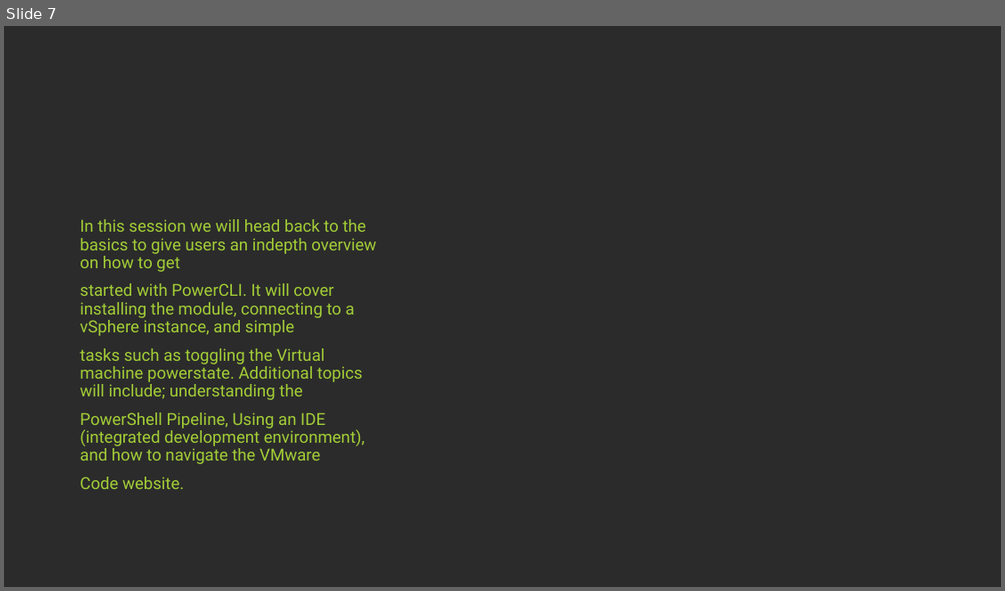
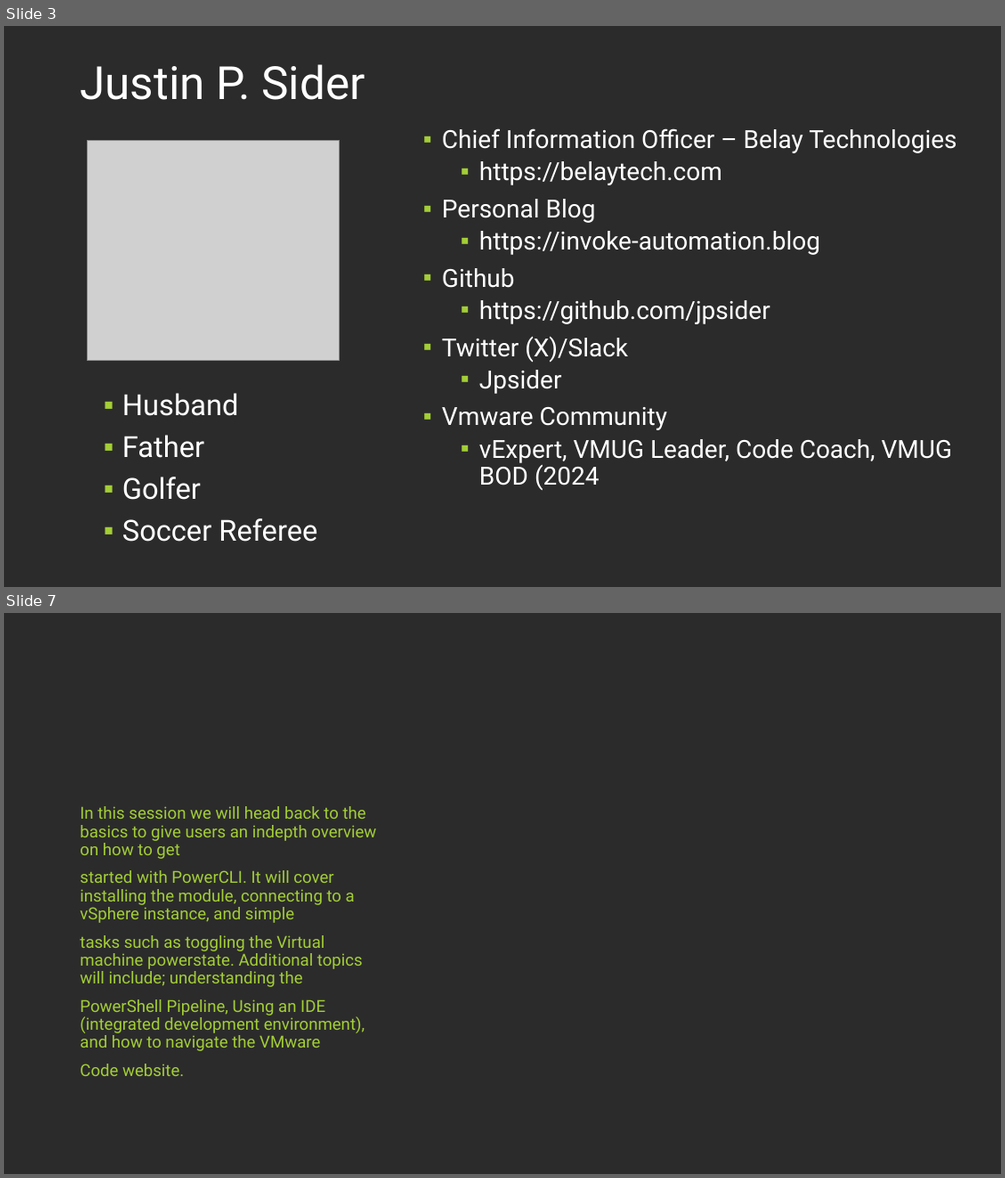
Before and after one commit to jpsider/Invoke-Automation, a slide deck: Powercli/PDX_VMUG_2023/UserCon-PPT-2023.pptx. Shown one above the other, each under a label of ours: slide 7 before the commit, slides 3 and 7 after it; the slides between them are not shown. The pictures are 1005x591 and 1005x1178 pixels, drawn with LibreOffice and Linux fonts; fonts in the diff are those of the drawing; grey boxes stand for pictures; background and template pictures are left out; a plain dark background stands for a picture behind light text. Boxes give left, top, right and bottom in pixels: in the first picture for what was removed or moved away, otherwise in the second. Text is boxed around its words. In the diff, an @@ line names an element or a change of style, - is before the commit and + after.

Commit message:
updates

```diff
--- a/Powercli/PDX_VMUG_2023/UserCon-PPT-2023.pptx
+++ b/Powercli/PDX_VMUG_2023/UserCon-PPT-2023.pptx
@@ slide 3 added at (4, 26, 1001, 587), background picture (left out) @@
@@ title added at (80, 64, 364, 100), 44 pt, text #FFFFFF @@
+Justin P. Sider
@@ text added at (442, 128, 956, 490), 24 pt, text #FFFFFF @@
+▪ Chief Information Officer – Belay Technologies
+  ▪ https://belaytech.com
+▪ Personal Blog
+  ▪ https://invoke-automation.blog
+▪ Github
+  ▪ https://github.com/jpsider
+▪ Twitter (X)/Slack
+  ▪ Jpsider
+▪ Vmware Community
+  ▪ vExpert, VMUG Leader, Code Coach, VMUG BOD (2024
@@ picture added at (88, 141, 339, 361) @@
@@ text added at (122, 393, 317, 541), 28 pt, text #FFFFFF @@
+▪ Husband
+▪ Father
+▪ Golfer
+▪ Soccer Referee
```
Also in this commit, not shown: 2 other slides added, 3 slides removed.
